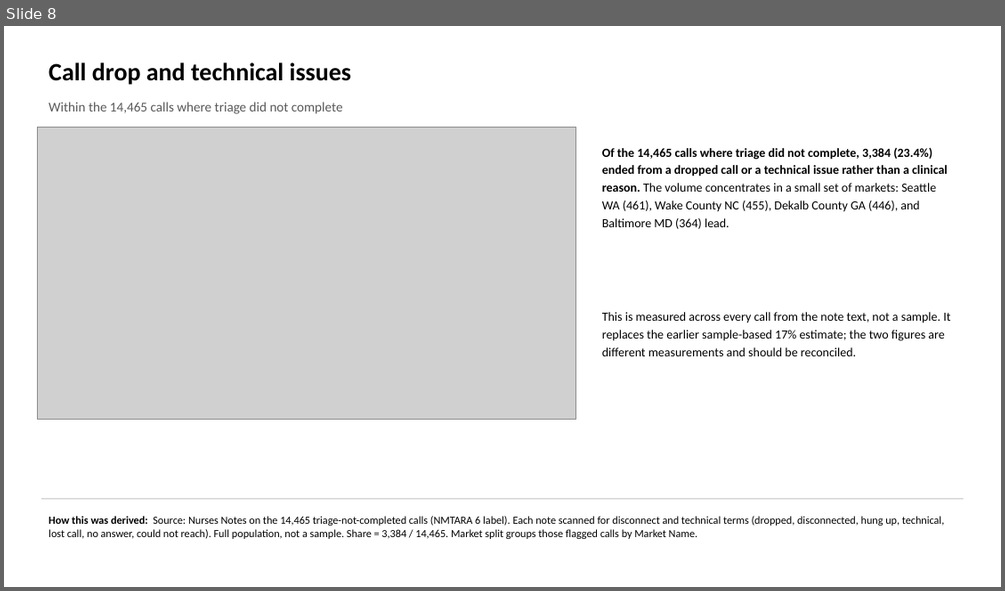
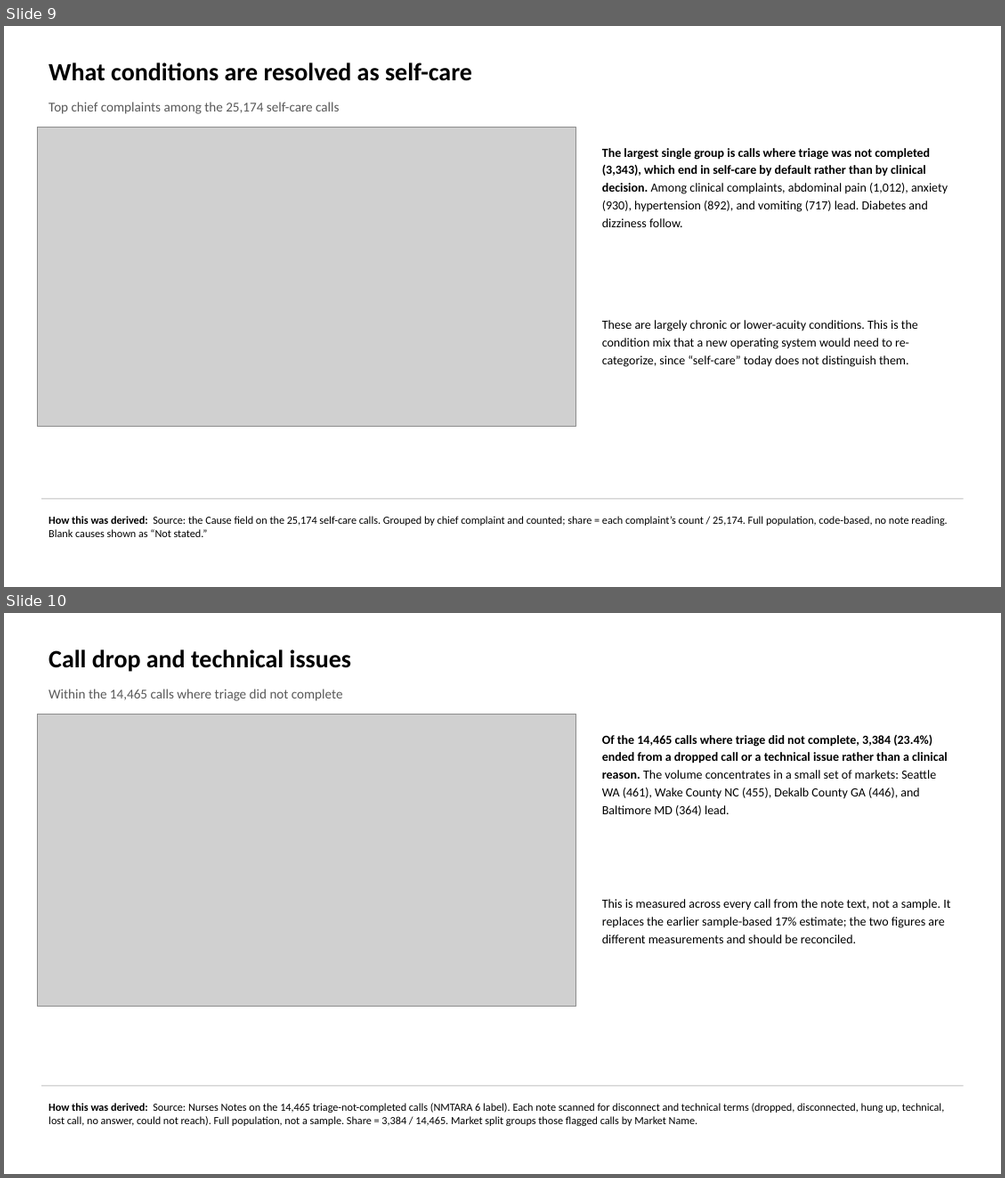
Before and after one commit to jwsmitherman/llm_projects, a slide deck: nurse_nav_qa_story.pptx. Shown one above the other, each under a label of ours: slide 8 before the commit, slides 9 and 10 after it. The pictures are 1005x591 and 1005x1178 pixels, drawn with LibreOffice and Linux fonts; fonts in the diff are those of the drawing; grey boxes stand for pictures. Boxes give left, top, right and bottom in pixels: in the first picture for what was removed or moved away, otherwise in the second. Text is boxed around its words. In the diff, an @@ line names an element or a change of style, - is before the commit and + after.

```diff
--- a/nurse_nav_qa_story.pptx
+++ b/nurse_nav_qa_story.pptx
@@ slide 9 added at box(4, 26, 1001, 587), background #FFFFFF @@
@@ text added at box(48, 62, 472, 81), 24 pt, text #000000, bold @@
+What conditions are resolved as self-care
@@ text added at box(48, 102, 339, 114), 13 pt, text #595959 @@
+Top chief complaints among the 25,174 self-care calls
@@ picture added at box(38, 127, 576, 426) @@
@@ text added at box(602, 148, 947, 227), 12 pt, text #000000 @@
+The largest single group is calls where triage was not completed (3,343), which end in self-care by default rather than by clinical decision. Among clinical complaints, abdominal pain (1,012), anxiety (930), hypertension (892), and vomiting (717) lead. Diabetes and dizziness follow.
@@ text added at box(602, 320, 918, 367), 12 pt, text #000000 @@
+These are largely chronic or lower-acuity conditions. This is the condition mix that a new operating system would need to re-categorize, since “self-care” today does not distinguish them.
@@ line added from (41, 499) to (963, 499), #BFBFBF 0.75 pt @@
@@ text added at box(48, 516, 947, 537), 10.5 pt, text #000000 @@
+How this was derived: Source: the Cause field on the 25,174 self-care calls. Grouped by chief complaint and counted; share = each complaint’s count / 25,174. Full population, code-based, no note reading. Blank causes shown as “Not stated.”
@@ what was slide 8 is now slide 10 @@
```
Also in this commit, not shown: 1 other slide added.
